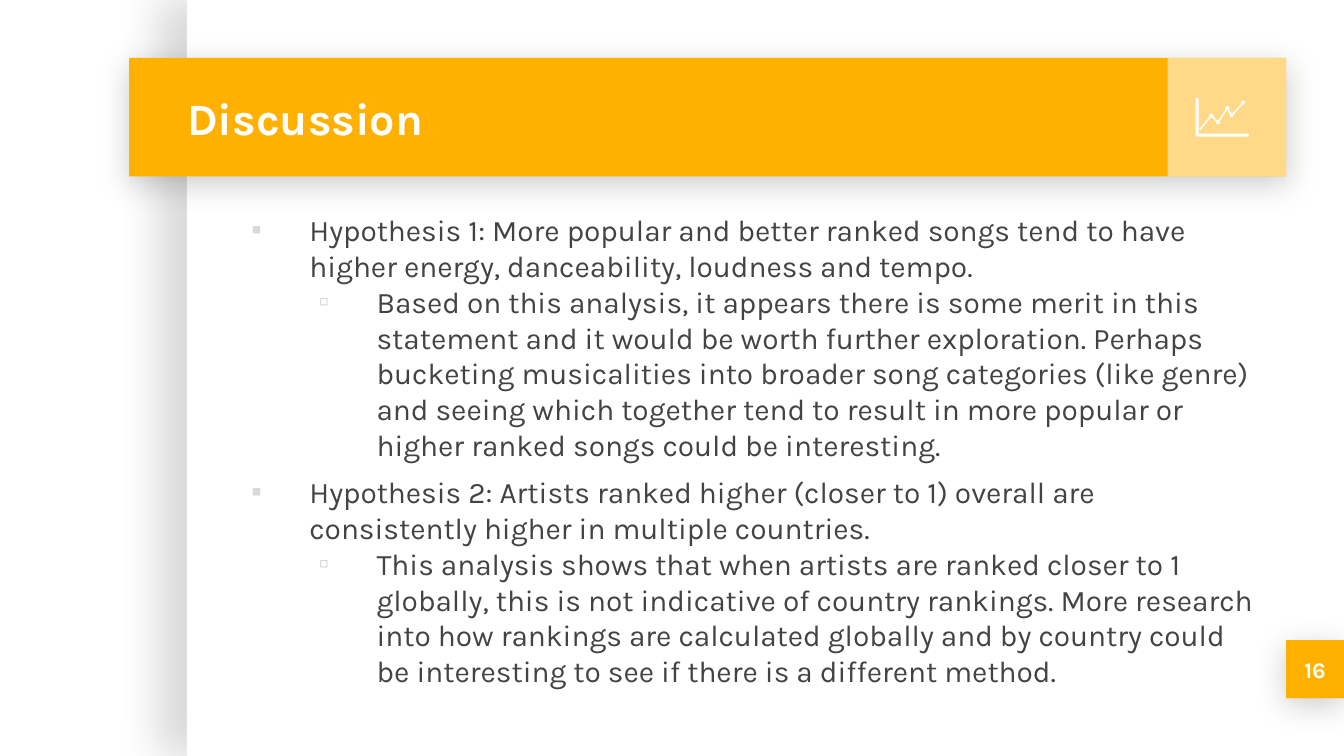
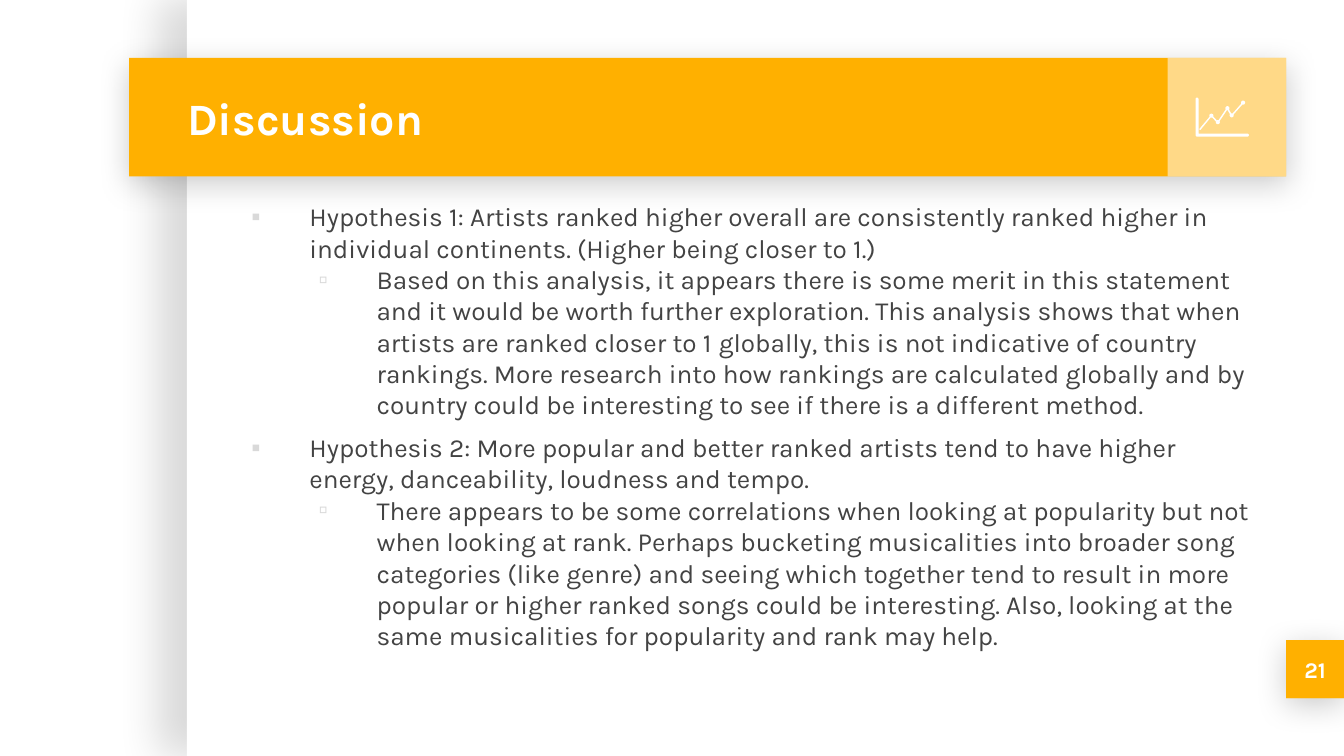
Before and after one commit to michellesimek/project_1, a slide deck: slide 21 of Project 1 PPT.pptx (slide 16 before the commit). Drawn at 1344x756 pixels with LibreOffice and Linux fonts; fonts in the diff are those of the drawing; background and template pictures are left out. Boxes give left, top, right and bottom in pixels: in the first picture for what was removed or moved away, otherwise in the second. Text is boxed around its words. In the diff, an @@ line names an element or a change of style, - is before the commit and + after.

```diff
--- a/Project 1 PPT.pptx
+++ b/Project 1 PPT.pptx
@@ text at box(309, 208, 1249, 620): text changed; size 16 to 14 pt @@
-▪ Hypothesis 1: More popular and better ranked songs tend to have higher energy, danceability, loudness and tempo.
-  ▫ Based on this analysis, it appears there is some merit in this statement and it would be worth further exploration. Perhaps bucketing musicalities into broader song categories (like genre) and seeing which together tend to result in more popular or higher ranked songs could be interesting.
-▪ Hypothesis 2: Artists ranked higher (closer to 1) overall are consistently higher in multiple countries.
-  ▫ This analysis shows that when artists are ranked closer to 1 globally, this is not indicative of country rankings. More research into how rankings are calculated globally and by country could be interesting to see if there is a different method.
+▪ Hypothesis 1: Artists ranked higher overall are consistently ranked higher in individual continents. (Higher being closer to 1.)
+  ▫ Based on this analysis, it appears there is some merit in this statement and it would be worth further exploration. This analysis shows that when artists are ranked closer to 1 globally, this is not indicative of country rankings. More research into how rankings are calculated globally and by country could be interesting to see if there is a different method.
+▪ Hypothesis 2: More popular and better ranked artists tend to have higher energy, danceability, loudness and tempo.
+  ▫ There appears to be some correlations when looking at popularity but not when looking at rank. Perhaps bucketing musicalities into broader song categories (like genre) and seeing which together tend to result in more popular or higher ranked songs could be interesting. Also, looking at the same musicalities for popularity and rank may help.
@@ page number at box(1304, 663, 1326, 678): text changed @@
-16
+21
```
Also in this commit, not shown: 12 other slides changed, 5 slides added.
